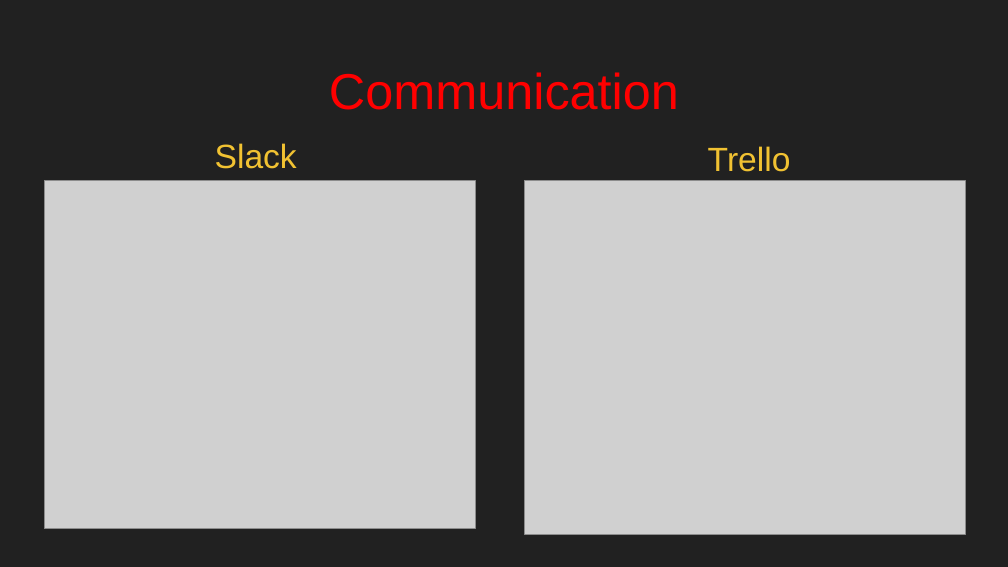
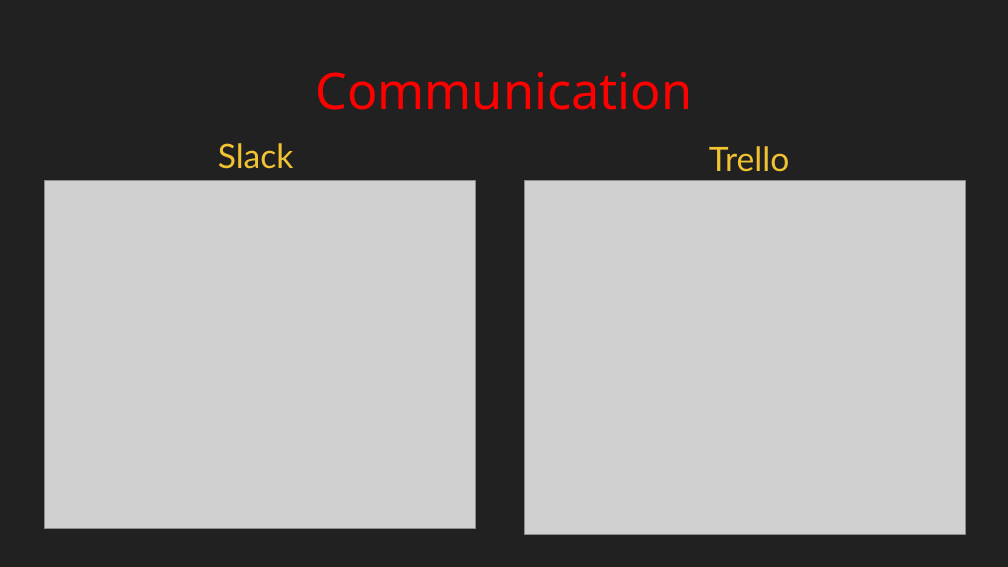
Before and after one commit to Clevor18/king_oak, a slide deck: slide 2 of presentation/projects/King Oak College.pptx. Drawn at 1008x567 pixels with LibreOffice and Linux fonts; fonts in the diff are those of the drawing; grey boxes stand for pictures. Boxes give left, top, right and bottom in pixels: in the first picture for what was removed or moved away, otherwise in the second. Text is boxed around its words. In the diff, an @@ line names an element or a change of style, - is before the commit and + after.

Commit message:
updated presentation text

```diff
--- a/presentation/projects/King Oak College.pptx
+++ b/presentation/projects/King Oak College.pptx
@@ title "Communication" at bbox=[315, 72, 692, 110]: font Arial to Noto Sans @@
@@ text "Slack" at bbox=[218, 143, 294, 169]: font Arial to Lato @@
@@ text "Trello" at bbox=[709, 146, 789, 172]: font Arial to Lato @@
```
Also in this commit, not shown: 9 other slides changed.
